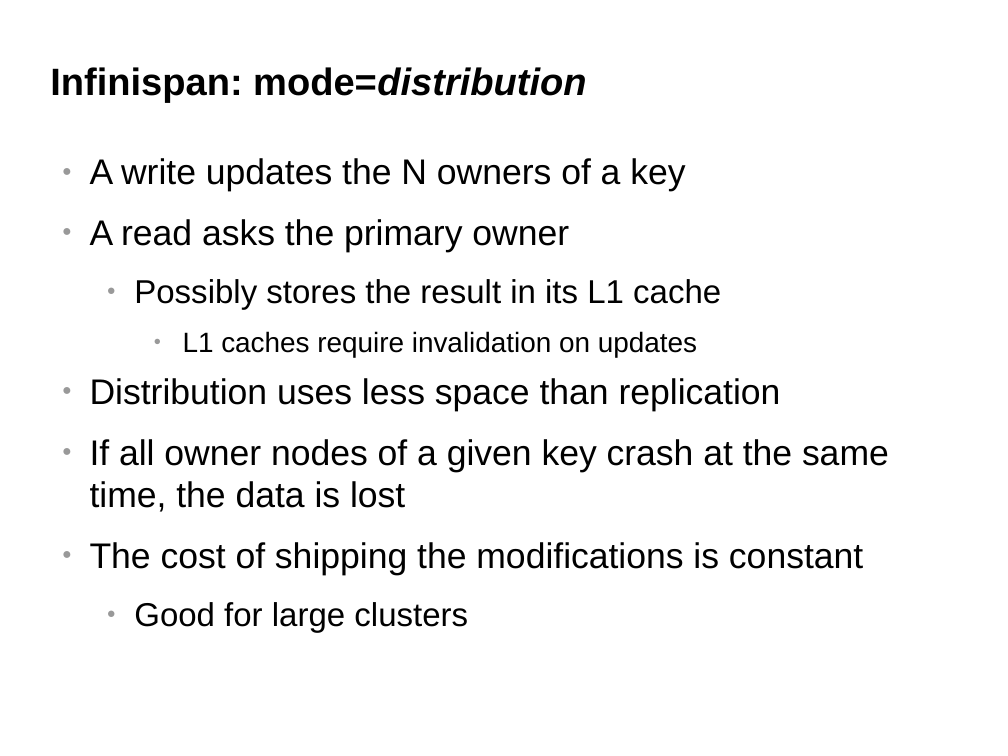
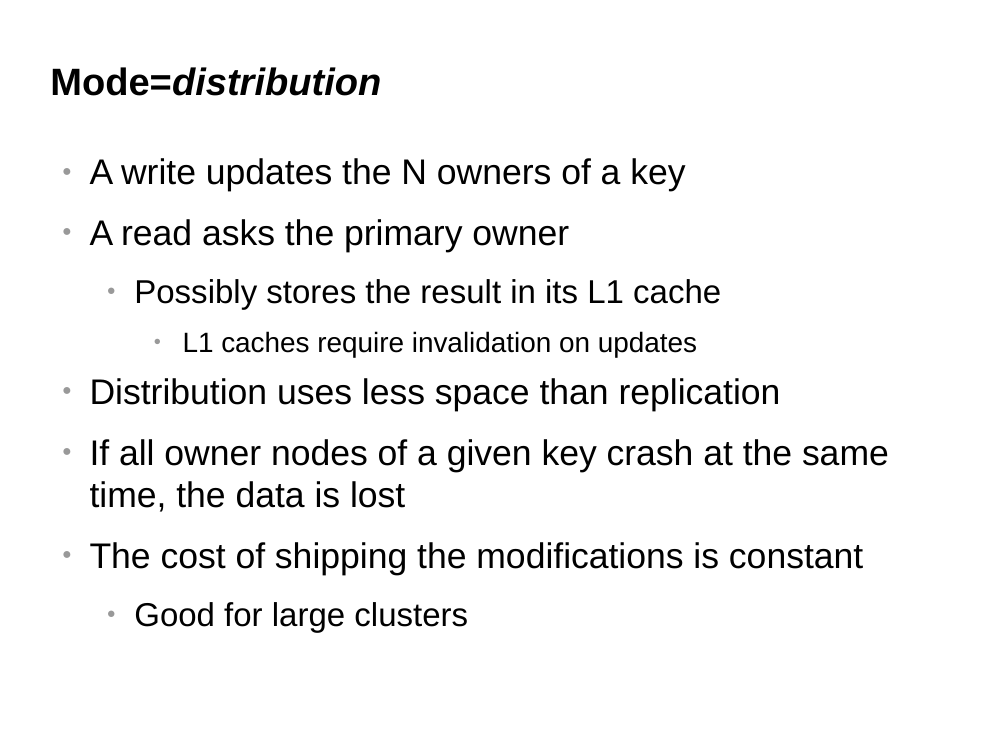
Before and after one commit to belaban/SessionPerf, a slide deck: slide 10 of docs/jbw2012.odp. Drawn at 1008x756 pixels with LibreOffice and Linux fonts; fonts in the diff are those of the drawing; background and template pictures are left out. Boxes give left, top, right and bottom in pixels: in the first picture for what was removed or moved away, otherwise in the second. Text is boxed around its words. In the diff, an @@ line names an element or a change of style, - is before the commit and + after.

```diff
--- a/docs/jbw2012.odp
+++ b/docs/jbw2012.odp
@@ title at (50, 67, 381, 96): text changed; italic on @@
-Infinispan: mode=distribution
+Mode=distribution
```
Also in this commit, not shown: 6 other slides changed.
